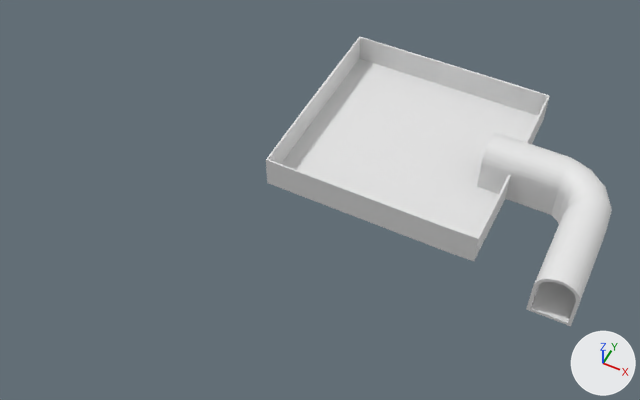
Renders of the Blender file Assets/Models/env/Level/Level2.blend from each side of a commit.
One viewpoint serves both versions: a 50 mm camera at (1.2, -30.9, 40.1) aimed at (-13.9, -0.7, 2.4). Arrows for +X, +Y and +Z are at lower right; the lights stay in place.
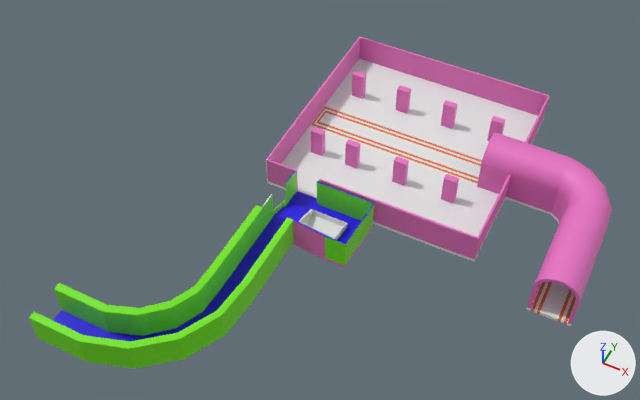
Where the change shows, as pixel boxes [x1, y1, x2, y2] in the pictures (640 x 400 px):
```json
{"object": "Cube.001", "change": "recoloured, reshaped", "before": [266, 37, 612, 326], "after": [29, 37, 612, 369], "on screen": "white to pink, 68% wider, 15% taller"}
{"part": 1, "of": "me_cube_001", "change": "added", "after": [29, 37, 550, 369]}
```

The change, as JSON lines over the scene's bpy script:
```json
{"op": "set", "path": "mat_yellow_strip.base_color", "old": "(0.8, 0.8, 0.8)", "new": "(0.8, 0.18, 0.0507)", "note": "white #e7e7e7 -> orange #e77640"}
{"op": "set", "path": "mat_concrete.base_color", "old": "(0.8, 0.8, 0.8)", "new": "(0.8, 0.171, 0.541)", "note": "white #e7e7e7 -> pink #e773c2"}
{"op": "add", "block": "mat_introwalls", "code": ["mat_introwalls = principled_material('IntroWalls')", "mat_introwalls.base_color = (0.17, 0.8, 0.00707)  # green #73e714"]}
{"op": "add", "block": "mat_introfloor", "code": ["mat_introfloor = principled_material('IntroFloor')", "mat_introfloor.base_color = (0.0135, 0.0, 0.8)  # blue #1f00e7"]}
{"op": "add", "block": "mat_poolfloor", "code": ["mat_poolfloor = principled_material('PoolFloor')", "mat_poolfloor.base_color = (0.8, 0.8, 0.8)  # white #e7e7e7"]}
{"op": "add", "block": "mat_glass", "code": ["mat_glass = principled_material('Glass')", "mat_glass.base_color = (0.8, 0.8, 0.8)  # white #e7e7e7"]}
{"block": "me_cube_001", "where": "# used by ob_cube_001; location = (0.0, 0.0, 0.0)"}
{"op": "remove", "block": "me_cube_001", "code": "me_cube_001.from_pydata(...)  # 764 vertices, 760 faces; spans x -18.4..1.3, y -0.9..14.4, z -0.1..3.2"}
{"op": "add", "block": "me_cube_001", "code": "me_cube_001.from_pydata(...)  # 2178 vertices, 2161 faces; spans x -22.7..1.3, y -15.1..14.4, z -0.9..3.6"}
{"block": "me_cube_001", "change": "me_cube_001 part 1: 1414 vertices added at x -22.7..-4.8, y -15.1..14.4, z -0.9..3.6"}
{"op": "add", "block": "me_cube_001", "code": "me_cube_001.materials.append(mat_introwalls)  # green #73e714"}
{"op": "add", "block": "me_cube_001", "code": "me_cube_001.materials.append(mat_introfloor)  # blue #1f00e7"}
{"op": "add", "block": "me_cube_001", "code": "me_cube_001.materials.append(mat_glass)  # white #e7e7e7"}
{"op": "add", "block": "me_cube_001", "code": "me_cube_001.materials.append(mat_poolfloor)  # white #e7e7e7"}
```
